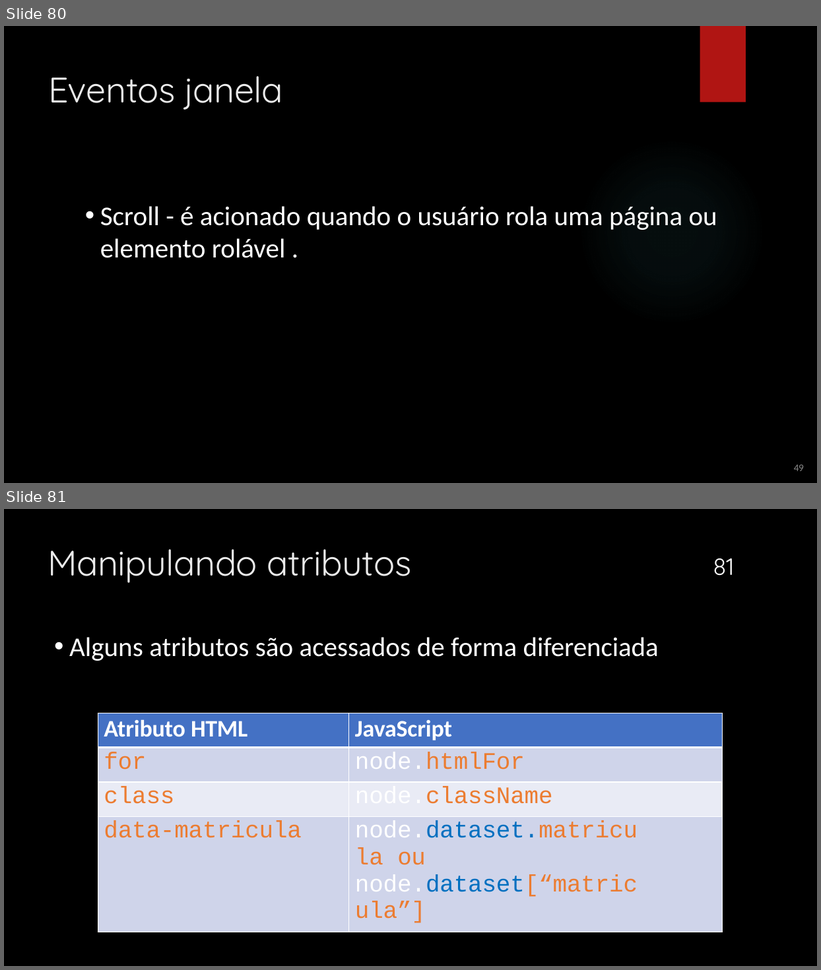
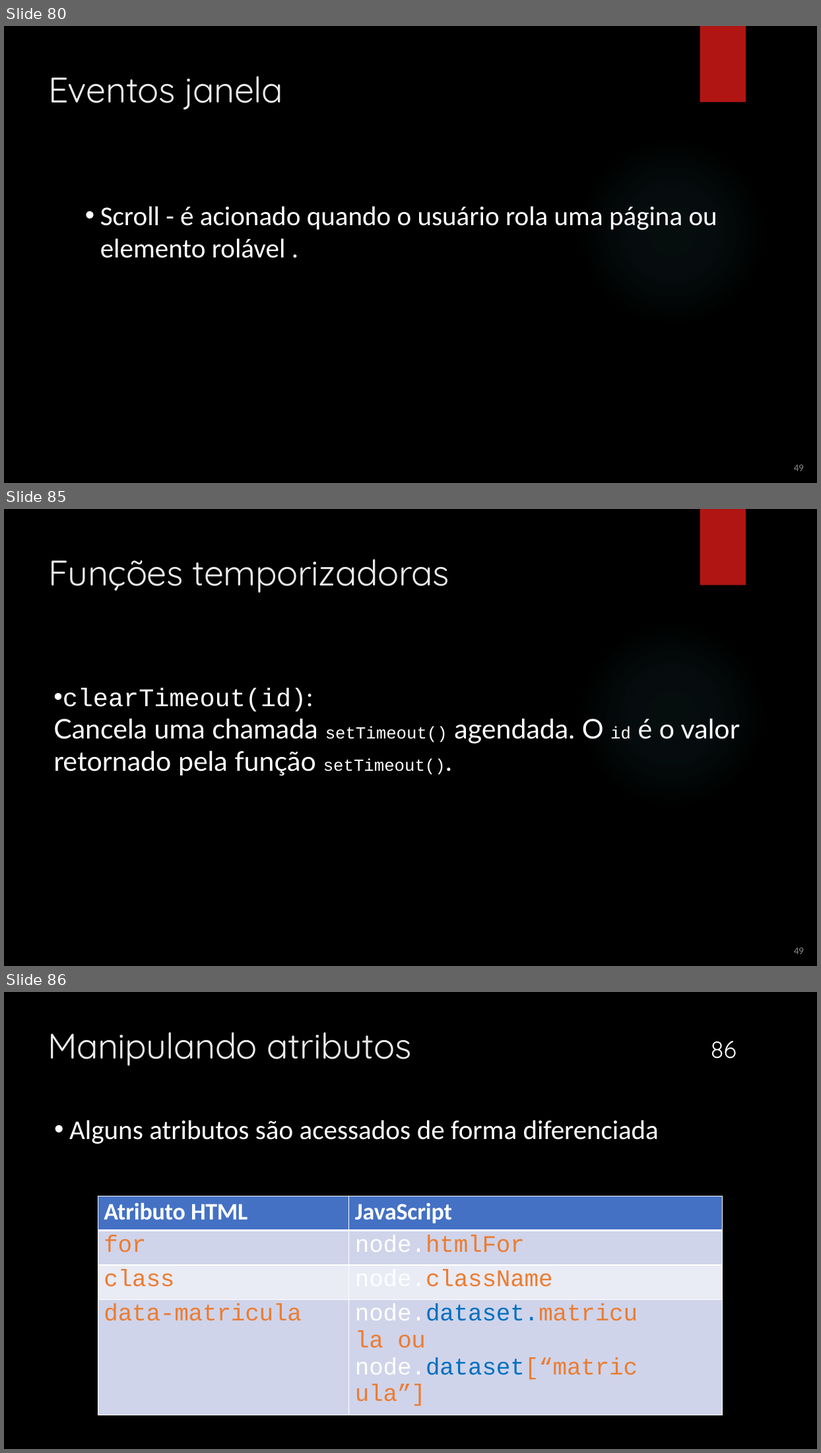
Before and after one commit to mizaelcarlos/Infonet---3-Ano-2025, a slide deck: Programação Client-Side/JavaScript.pptx. Shown one above the other, each under a label of ours: slides 80 and 81 before the commit, slides 80, 85 and 86 after it; the slides between them are not shown. The pictures are 821x970 and 821x1453 pixels, drawn with LibreOffice and Linux fonts; fonts in the diff are those of the drawing; background and template pictures are left out. Boxes give left, top, right and bottom in pixels: in the first picture for what was removed or moved away, otherwise in the second. Text is boxed around its words. In the diff, an @@ line names an element or a change of style, - is before the commit and + after.

```diff
--- a/Programação Client-Side/JavaScript.pptx
+++ b/Programação Client-Side/JavaScript.pptx
@@ slide 85 added at [4,509,817,966], background picture (left out); not listed: 2 template elements that a slide beside it also shows @@
@@ title added at [49,559,450,593], 42 pt, text #EBEBEB @@
+Funções temporizadoras
@@ text added at [54,689,740,776], 32 pt, text #FFFFFF @@
+• clearTimeout(id):
+Cancela uma chamada setTimeout() agendada. O id é o valor retornado pela função setTimeout().
@@ text added at [794,948,804,955], 12 pt, text #888888 @@
+49
@@ what was slide 81 is now slide 86 @@
@@ page number at [711,1041,737,1059]: text changed @@
-81
+86
```
Also in this commit, not shown: 4 other slides added, 10 other files.
